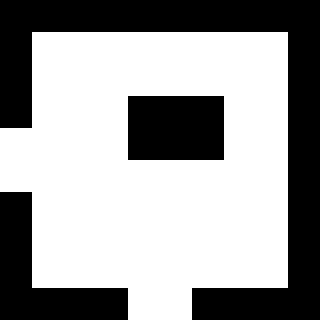
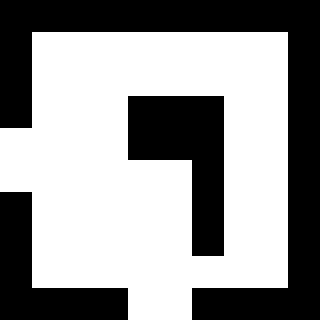
Layers edited between the first and the second 320px x 320px image:
painted on "Calque 1" over [192, 160, 224, 256]
